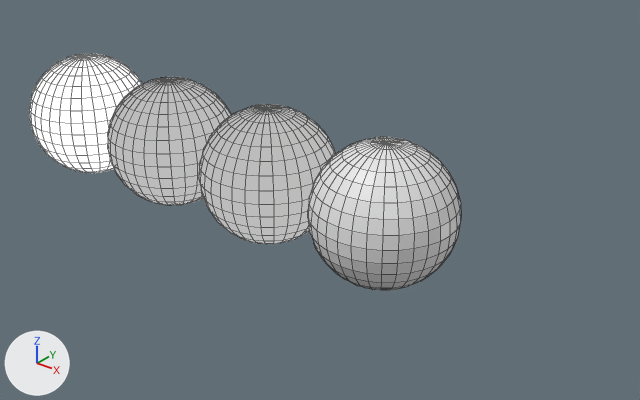
The Blender file materials.blend as it was, and as the next commit left it.
Before and after are seen from a camera (50 mm lens) standing at (9.83, -8.62, 5.22) and looking at (2.67, 0.33, -0.33). Lighting does not change. The marker at lower left points along +X, +Y and +Z. Mesh edges are drawn as thin lines.

The first picture shows 'Nodes', 'Projection_cleaning', 'Projections_assembly', 'Projections_tweaks_uvs'.
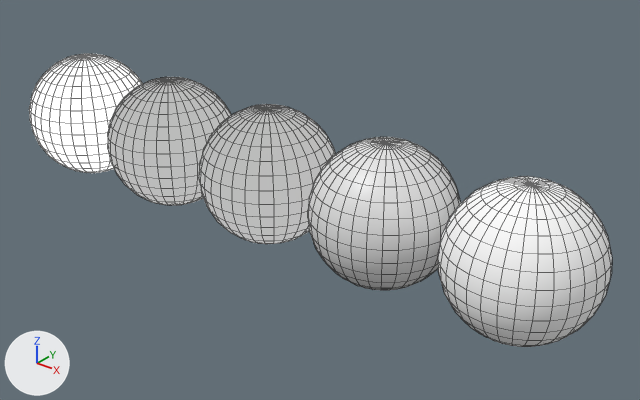
The change, as a list of edits to the scene's bpy script:
```text
Add mat_projections_baked:
    mat_projections_baked = diffuse_material('Projections_baked')
    mat_projections_baked.base_color = (1.0, 1.0, 1.0)  # white #ffffff
Add me_projections_baked:
    me_projections_baked.from_pydata(...)  # a UV sphere (32 segments, 16 rings, poles along z) spanning x -1.0..1.0, y -1.0..1.0, z -1.0..1.0
    me_projections_baked.polygons.foreach_set('use_smooth', [True] * 512)
    me_projections_baked.materials.append(mat_projections_baked)  # white #ffffff
Add ob_projections_baked:
    ob_projections_baked = bpy.data.objects.new('Projections_baked', me_projections_baked)
    ob_projections_baked.location = (6.0, 0.0, 0.0)
```

Pixel boxes [x1, y1, x2, y2] of what changed, in the pictures (640 x 400 px):
'Projections_baked', added: after [438, 176, 612, 347]
